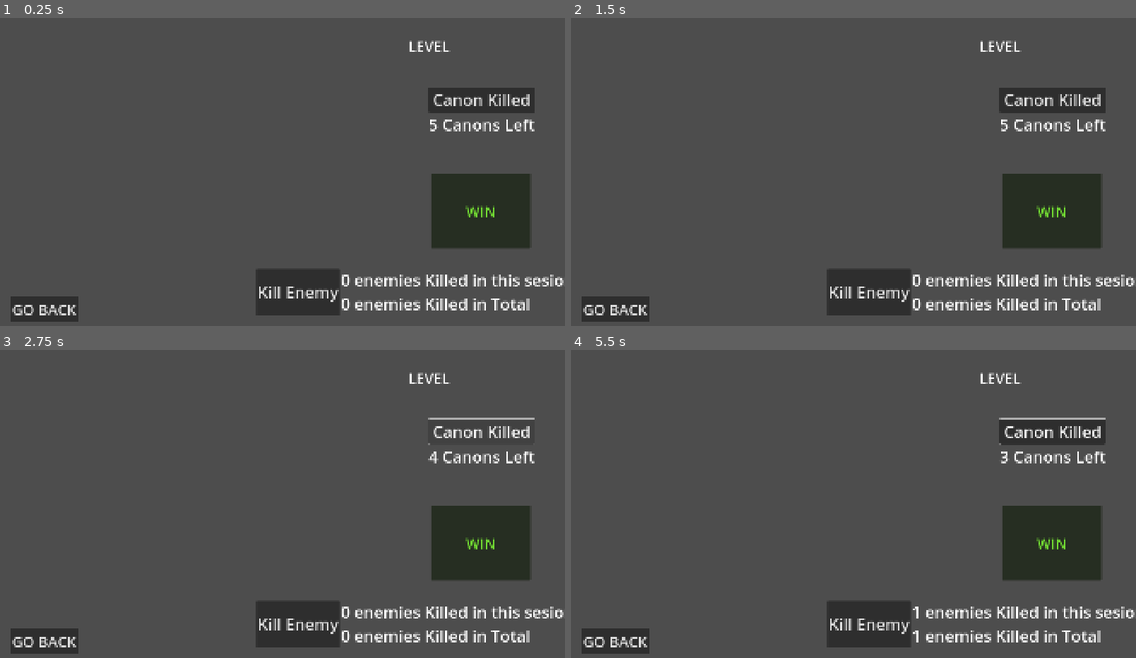
Above: before the commit, frames 1-4 (two rows, left to right).
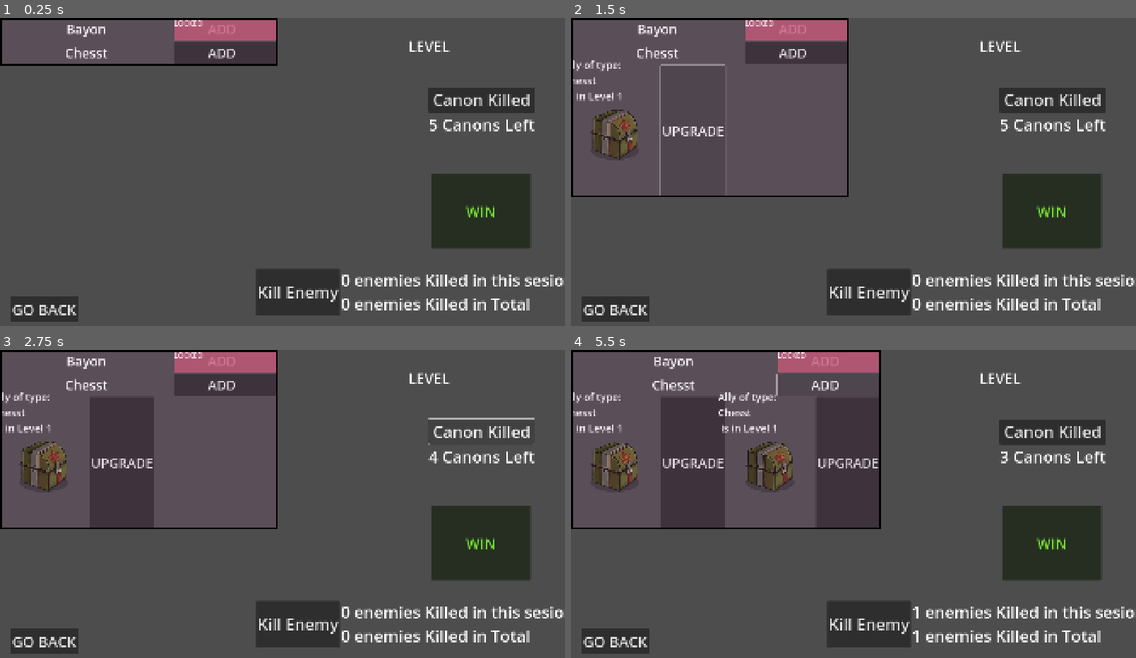
Above: after the commit, the same moments.

Repository: diablohumastudio/NvC-Data-Systems
Game: Godot game, scene res://screens/game/game.tscn
Same seed, same stepped clock (60 frames per second), same inputs: the game is played once before the commit and once after it. This scene is started directly instead of the project's main scene. The engine's default icon, where the game draws it, is replaced by a stand-in: a white triangle on a blue panel in a dark square.
Inputs (mouse positions are in pixels of both pictures, inside the frame that each line leads up to):
- Up to frame 1 (0.25 s): no input
- Up to frame 2 (1.5 s): click (797, 51) at 0.5 s, where only the run after the commit has a clickable "ADD"; click (695, 131) at 1.25 s, where only the run after the commit has a clickable "UPGRADE"
- Up to frame 3 (2.75 s): click "Canon Killed" at 2 s
- Up to frame 4 (5.5 s): click "WIN" at 2.75 s; click "Kill Enemy" at 3.5 s; click "Canon Killed" at 4.25 s; click (797, 383) at 5 s, where only the run after the commit has a clickable "ADD"

The runs differ from the first frame. In frame 1, 3.5% of the frame differs, in the area x 0-50%, y 0-16%; in frame 2, 5.2%; in frame 3, 9.6%; in frame 4, 14%, in the area x 0-95%, y 0-59%.
Error before the commit: Invalid access to property or key 'id' on a base object of type 'Nil'. (res://screens/game/game.gd:23)
Error after the commit: Invalid access to property or key 'locked' on a base object of type 'Resource (UDAlly)'. (res://screens/game/allies_hud/ally_adder/added_ally/added_ally.gd:14)

Commit message:
game screen allyHud fixed. Just missing finishing ally_adder

Diff:
--- a/data/game_characters/allies/user_data/data/ud_chest.tres
+++ b/data/game_characters/allies/user_data/data/ud_chest.tres
@@ -10,7 +10,7 @@
 script = ExtResource("1_f2g1w")
 id = 1
 unlocked_levels = Array[String]([])
-buyed_levels = Array[String]([])
+buyed_levels = Array[String](["chest base"])
 levels_conditions = Dictionary[ExtResource("1_hh26n"), Dictionary]({
 ExtResource("2_dpgif"): {
 ExtResource("4_dpgif"): false
--- a/data/game_characters/allies/user_data/model/ud_ally.gd
+++ b/data/game_characters/allies/user_data/model/ud_ally.gd
@@ -2,8 +2,8 @@
 
 @export var id : Ally.IDs
 
-@export_storage var unlocked_levels: Array[String]
-@export_storage var buyed_levels: Array[String]
+@export var unlocked_levels: Array[String]
+@export var buyed_levels: Array[String]
 @export var levels_conditions: Dictionary[AllyLevel, Dictionary]: set = _set_levels
 @export var base_level: AllyLevel : set = _set_base_level
 
--- a/screens/allies_market/ally_details_popup/ally_details_popup.tscn
+++ b/screens/allies_market/ally_details_popup/ally_details_popup.tscn
@@ -1,8 +1,12 @@
-[gd_scene load_steps=4 format=3 uid="uid://h1hb81pq8rx8"]
+[gd_scene load_steps=6 format=3 uid="uid://h1hb81pq8rx8"]
 
 [ext_resource type="Script" uid="uid://dsd5fytu1qlms" path="res://screens/allies_market/ally_details_popup/ally_details_popup.gd" id="1_popup_script"]
 [ext_resource type="Texture2D" uid="uid://fiodc4axyxnb" path="res://data/game_characters/allies/res_data/assets/chest_thumbnail.png" id="2_au64o"]
 [ext_resource type="PackedScene" uid="uid://dr58mra5vkhob" path="res://screens/allies_market/ally_details_popup/ally_level_presenter/ally_level_presenter.tscn" id="2_htj73"]
+[ext_resource type="Script" uid="uid://bxmpyou6hvyuo" path="res://screens/allies_market/ally_details_popup/ally_level_presenter/ally_level_presenter.gd" id="3_hvj7i"]
+
+[sub_resource type="StyleBoxFlat" id="StyleBoxFlat_u7kiq"]
+bg_color = Color(0.727247, 0.243735, 0.440544, 0.776471)
 
 [node name="AllyDetailsPopup" type="Control"]
 layout_mode = 3
@@ -41,15 +45,67 @@
 theme_override_font_sizes/font_size = 70
 text = "Mi mejor aliado"
 
-[node name="AllylevelsPresContainer" type="VBoxContainer" parent="."]
+[node name="VBoxContainer" type="VBoxContainer" parent="."]
+layout_mode = 0
+offset_left = 282.0
+offset_top = 414.0
+offset_right = 1458.0
+offset_bottom = 477.0
+
+[node name="TitleRow" type="MarginContainer" parent="VBoxContainer"]
+layout_mode = 2
+script = ExtResource("3_hvj7i")
+
+[node name="Background" type="Label" parent="VBoxContainer/TitleRow"]
+layout_mode = 2
+size_flags_vertical = 1
+theme_override_styles/normal = SubResource("StyleBoxFlat_u7kiq")
+
+[node name="HboxContainer" type="HBoxContainer" parent="VBoxContainer/TitleRow"]
+layout_mode = 2
+theme_override_constants/separation = 50
+
+[node name="AllyLevelName" type="Label" parent="VBoxContainer/TitleRow/HboxContainer"]
 unique_name_in_owner = true
-layout_mode = 0
-offset_left = 289.0
-offset_top = 383.0
-offset_right = 1360.0
-offset_bottom = 446.0
+custom_minimum_size = Vector2(500, 0)
+layout_mode = 2
+theme_override_font_sizes/font_size = 40
+text = "Ally Level Name"
 
-[node name="AllyLevelPresenter" parent="AllylevelsPresContainer" instance=ExtResource("2_htj73")]
+[node name="AllyLevelPrice" type="Label" parent="VBoxContainer/TitleRow/HboxContainer"]
+unique_name_in_owner = true
+custom_minimum_size = Vector2(150, 0)
+layout_mode = 2
+theme_override_font_sizes/font_size = 40
+text = "Price"
+
+[node name="AllyLevelIsUnlocked" type="Label" parent="VBoxContainer/TitleRow/HboxContainer"]
+unique_name_in_owner = true
+custom_minimum_size = Vector2(200, 0)
+layout_mode = 2
+theme_override_font_sizes/font_size = 40
+text = "Is Locked "
+
+[node name="AllyLevelIsBuyed" type="Label" parent="VBoxContainer/TitleRow/HboxContainer"]
+unique_name_in_owner = true
+custom_minimum_size = Vector2(200, 0)
+layout_mode = 2
+theme_override_font_sizes/font_size = 40
+text = "Is Buyed"
+
+[node name="BuyAllyLevelBtn" type="Button" parent="VBoxContainer/TitleRow/HboxContainer"]
+unique_name_in_owner = true
+custom_minimum_size = Vector2(150, 0)
+layout_mode = 2
+size_flags_horizontal = 3
+theme_override_font_sizes/font_size = 40
+disabled = true
+
+[node name="AllylevelsPresContainer" type="VBoxContainer" parent="VBoxContainer"]
+unique_name_in_owner = true
+layout_mode = 2
+
+[node name="AllyLevelPresenter" parent="VBoxContainer/AllylevelsPresContainer" instance=ExtResource("2_htj73")]
 layout_mode = 2
 
 [node name="CloseBtn" type="Button" parent="."]
@@ -61,4 +117,5 @@
 theme_override_font_sizes/font_size = 55
 text = "Close"
 
+[connection signal="pressed" from="VBoxContainer/TitleRow/HboxContainer/BuyAllyLevelBtn" to="VBoxContainer/TitleRow" method="_on_buy_ally_level_btn_pressed"]
 [connection signal="pressed" from="CloseBtn" to="." method="_on_close_btn_pressed"]
--- a/screens/allies_market/ally_details_popup/ally_level_presenter/ally_level_presenter.gd
+++ b/screens/allies_market/ally_details_popup/ally_level_presenter/ally_level_presenter.gd
@@ -17,8 +17,10 @@
 	%AllyLevelName.text = ally_level.level_id
 	%AllyLevelPrice.text = str(ally_level.price)
 	%AllyLevelIsUnlocked.text = str(is_level_unlocked)
+	%AllyLevelIsUnlocked.modulate = Color("00caa4") if is_level_unlocked else Color("971029")
 	%BuyAllyLevelBtn.disabled = !is_level_unlocked
 	%AllyLevelIsBuyed.text = str(is_level_buyed)
+	%AllyLevelIsBuyed.modulate = Color("00caa4") if is_level_buyed else Color("971029")
 
 func _on_buy_ally_level_btn_pressed() -> void:
 	ACS.set_action(Action.new(Action.TYPES.BUYED_ALLY_LEVEL, Action.PayBuyedAllyLevel.new(ally_level.level_id, ally_level.ally_id)))
--- a/screens/allies_market/ally_details_popup/ally_level_presenter/ally_level_presenter.tscn
+++ b/screens/allies_market/ally_details_popup/ally_level_presenter/ally_level_presenter.tscn
@@ -26,18 +26,21 @@
 
 [node name="AllyLevelPrice" type="Label" parent="HboxContainer"]
 unique_name_in_owner = true
+custom_minimum_size = Vector2(150, 0)
 layout_mode = 2
 theme_override_font_sizes/font_size = 40
 text = "500"
 
 [node name="AllyLevelIsUnlocked" type="Label" parent="HboxContainer"]
 unique_name_in_owner = true
+custom_minimum_size = Vector2(200, 0)
 layout_mode = 2
 theme_override_font_sizes/font_size = 40
 text = "Locked"
 
 [node name="AllyLevelIsBuyed" type="Label" parent="HboxContainer"]
 unique_name_in_owner = true
+custom_minimum_size = Vector2(200, 0)
 layout_mode = 2
 theme_override_font_sizes/font_size = 40
 text = "Buyed"
--- a/screens/game/allies_hud/ally_adder/added_ally/added_ally.gd
+++ b/screens/game/allies_hud/ally_adder/added_ally/added_ally.gd
@@ -3,17 +3,17 @@
 var ally: Ally
 var new_sc_ally: ScAlly
 
-func _update_upgrade_button():
-	%UpgradeBtn.disabled = ally.ud_ally.locked or new_sc_ally.level >= ally.ud_ally.level
+#func _update_upgrade_button():
+	#%UpgradeBtn.disabled = ally.ud_ally.locked or new_sc_ally.level >= ally.ud_ally.level
 
 func _ready() -> void:
 	instatiate_sc_ally()
-	_update_upgrade_button()
+	#_update_upgrade_button()
 
 func _on_upgrade_btn_pressed() -> void:
 	if ally && !ally.ud_ally.locked && new_sc_ally.level < ally.ud_ally.level:
 		new_sc_ally.level += 1
-		_update_upgrade_button()
+		#_update_upgrade_button()
 
 func instatiate_sc_ally() -> void:
 	new_sc_ally = ally.scene.instantiate()
--- a/screens/game/allies_hud/ally_adder/ally_adder.gd
+++ b/screens/game/allies_hud/ally_adder/ally_adder.gd
@@ -1,16 +1,18 @@
 class_name AllyAdder extends VBoxContainer
 
-var ally: Ally: set = _set_ally
+var ally: Ally
 
 func _ready() -> void:
-	for child in %AlliesContainer.get_children():
-		child.queue_free()
+	for child in %AlliesContainer.get_children(): child.queue_free()
+	if ally: set_visuals()
 
-func _set_ally(new_value: Ally) -> void:
-	ally = new_value
+func set_visuals():
+	var base_level_id: String = ally.ud_ally.base_level.level_id
+	var is_ally_unlocked: bool = ally.ud_ally.is_level_buyed(base_level_id)
+	print(base_level_id, is_ally_unlocked)
 	%AllyTitle.text = ally.ally_name
-	%AddAllyBtn.disabled = true if ally.ud_ally.locked else false
-	%AddAllyBtnLockedBanner.visible = true if ally.ud_ally.locked else false
+	%AddAllyBtn.disabled = true if !is_ally_unlocked else false
+	%AddAllyBtnLockedBanner.visible = true if !is_ally_unlocked else false
 
 func _on_add_ally_btn_pressed() -> void:
 	var new_added_ally: AddedAlly = load("res://screens/game/allies_hud/ally_adder/added_ally/added_ally.tscn").instantiate()
--- a/screens/game/allies_hud/ally_adder/ally_adder.tscn
+++ b/screens/game/allies_hud/ally_adder/ally_adder.tscn
@@ -18,17 +18,17 @@
 text = "Shooter ally"
 horizontal_alignment = 1
 
-[node name="AddAllyContainer" type="CenterContainer" parent="HBoxContainer"]
+[node name="AddAllyBtnContainer" type="CenterContainer" parent="HBoxContainer"]
 layout_mode = 2
 
-[node name="AddAllyBtn" type="Button" parent="HBoxContainer/AddAllyContainer"]
+[node name="AddAllyBtn" type="Button" parent="HBoxContainer/AddAllyBtnContainer"]
 unique_name_in_owner = true
 custom_minimum_size = Vector2(350, 0)
 layout_mode = 2
 theme_override_font_sizes/font_size = 45
 text = "ADD  "
 
-[node name="AddAllyBtnLockedBanner" type="ColorRect" parent="HBoxContainer/AddAllyContainer/AddAllyBtn"]
+[node name="AddAllyBtnLockedBanner" type="ColorRect" parent="HBoxContainer/AddAllyBtnContainer/AddAllyBtn"]
 unique_name_in_owner = true
 custom_minimum_size = Vector2(350, 0)
 layout_mode = 1
@@ -39,7 +39,7 @@
 grow_vertical = 2
 color = Color(1, 0.403922, 0.556863, 0.564706)
 
-[node name="Label" type="Label" parent="HBoxContainer/AddAllyContainer/AddAllyBtn/AddAllyBtnLockedBanner"]
+[node name="Label" type="Label" parent="HBoxContainer/AddAllyBtnContainer/AddAllyBtn/AddAllyBtnLockedBanner"]
 layout_mode = 1
 offset_right = 175.0
 offset_bottom = 63.0
@@ -50,4 +50,4 @@
 unique_name_in_owner = true
 layout_mode = 2
 
-[connection signal="pressed" from="HBoxContainer/AddAllyContainer/AddAllyBtn" to="." method="_on_add_ally_btn_pressed"]
+[connection signal="pressed" from="HBoxContainer/AddAllyBtnContainer/AddAllyBtn" to="." method="_on_add_ally_btn_pressed"]
--- a/screens/game/game.tscn
+++ b/screens/game/game.tscn
@@ -1,6 +1,7 @@
-[gd_scene load_steps=2 format=3 uid="uid://c2b4jldseu5vs"]
+[gd_scene load_steps=3 format=3 uid="uid://c2b4jldseu5vs"]
 
 [ext_resource type="Script" uid="uid://bvalrtinik0vd" path="res://screens/game/game.gd" id="1_eyx8b"]
+[ext_resource type="PackedScene" uid="uid://d257caaopmpke" path="res://screens/game/allies_hud/allies_hud.tscn" id="2_khowf"]
 
 [node name="Game" type="Control"]
 layout_mode = 3
@@ -20,6 +21,10 @@
 offset_bottom = 127.0
 theme_override_font_sizes/font_size = 50
 text = "LEVEL"
+
+[node name="Allies HUD" parent="." instance=ExtResource("2_khowf")]
+layout_mode = 0
+offset_bottom = 75.0
 
 [node name="CanonHUD" type="VBoxContainer" parent="."]
 layout_mode = 0
